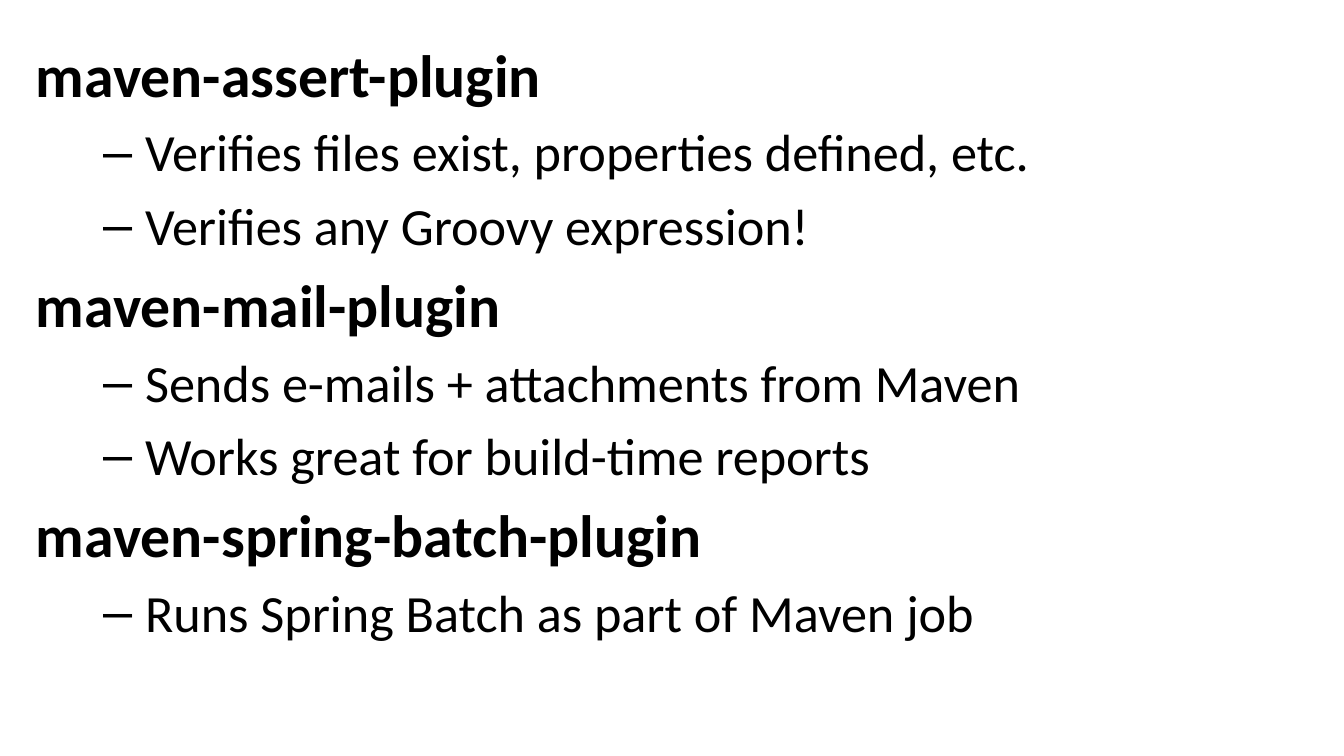
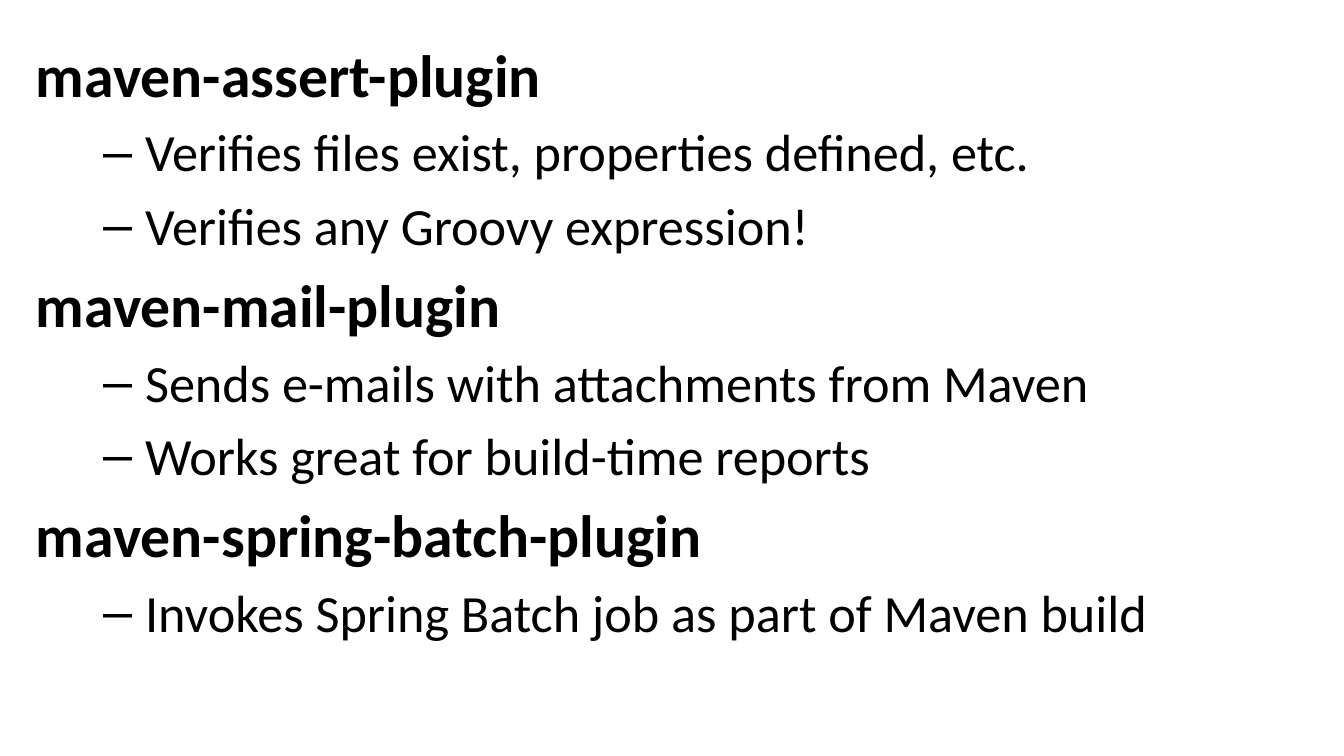
Before and after one commit to evgeny-goldin/maven-plugins, a slide deck: slide 4 of maven-plugins.pptx. Drawn at 1344x756 pixels with LibreOffice and Linux fonts; fonts in the diff are those of the drawing; background and template pictures are left out. Boxes give left, top, right and bottom in pixels: in the first picture for what was removed or moved away, otherwise in the second. Text is boxed around its words. In the diff, an @@ line names an element or a change of style, - is before the commit and + after.

Commit message:
Presentation Update

```diff
--- a/maven-plugins.pptx
+++ b/maven-plugins.pptx
@@ text at (145,365,1088,403): text changed @@
-  – Sends e-mails + attachments from Maven
+  – Sends e-mails with attachments from Maven
@@ text at (145,595,1147,641): text changed @@
-  – Runs Spring Batch as part of Maven job
+  – Invokes Spring Batch job as part of Maven build
```
Also in this commit, not shown: 9 other slides changed, 12 slides added, 1 slide removed.
